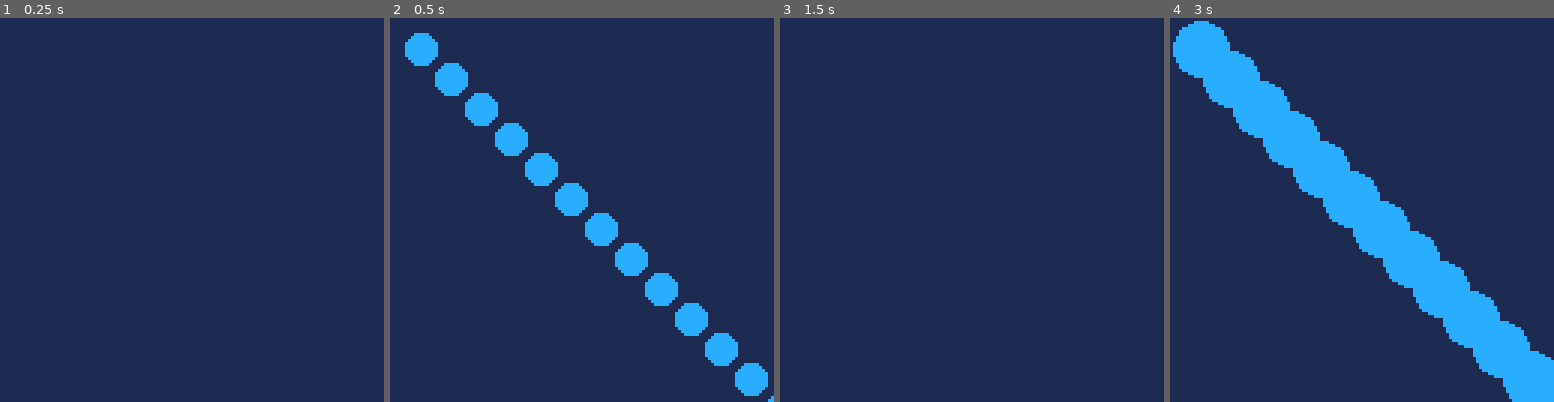
Above: before the commit, frames 1-4 (left to right).
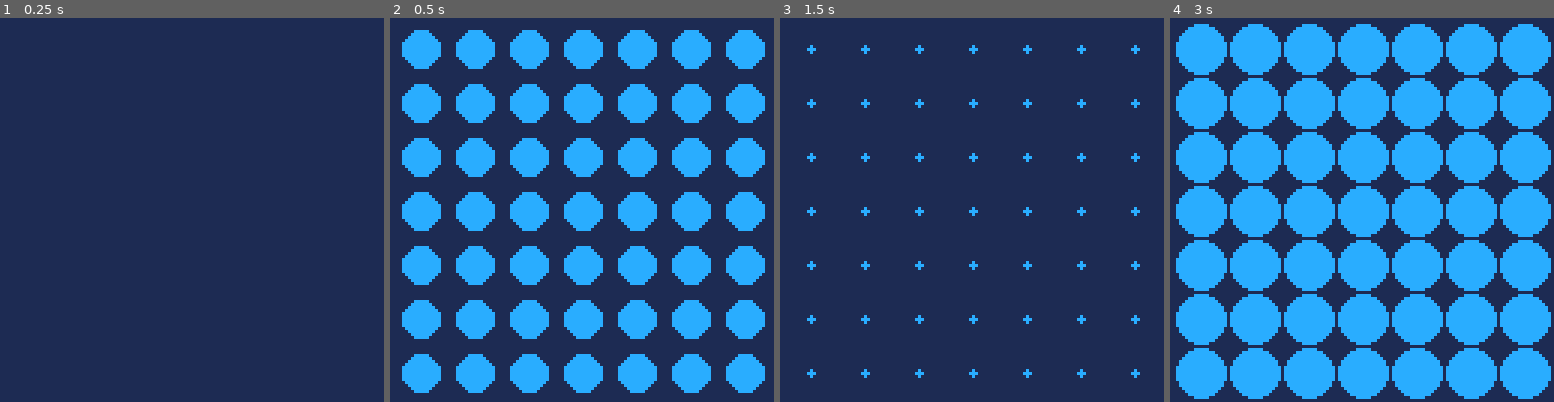
Above: after the commit, the same moments.

Repository: joaquimgamero/pico8-experiments
Game: PICO-8 cartridge circles.p8
The game is run twice, just before and just after one commit, with the same random seed, the same clock (stepped at 60 frames per second) and the same inputs.
Inputs:
- Up to frame 1 (0.25 s): no input
- Up to frame 2 (0.5 s): tap X (X key) at 0.33 s
- Up to frame 3 (1.5 s): tap X (X key) at 1.07 s
- Up to frame 4 (3 s): tap X (X key) at 1.85, 2.97 s

Frame 1 is identical in both runs. In frame 2, 39% of the frame differs, in the area x 3-100%, y 3-100%; in frame 3, 1.5%; in frame 4, 59%, in the area x 0-100%, y 0-100%.

Commit message:
feat: first working version of circles!

Diff:
--- a/circles.p8
+++ b/circles.p8
@@ -2,12 +2,13 @@
 version 41
 __lua__
 function _init()
- r=10
+ r=9
  clr=12
- life=10
+ life=15
 
  -- number of circles per row
- n_circs=flr(128/(r*2))^2
+ n_circs_row=flr(128/(r*2))
+ n_circs=n_circs_row^2
  shrink_amount=r/life
 
  circles={}
@@ -19,9 +20,8 @@
  cls(1)
 
  if #circles > 0 then
-  for i=1,#circles do
-   local circle=circles[i]
-   circfill(i*r,i*r,circle.r,circle.clr)
+  for c in all(circles) do
+   circfill(c.x,c.y,c.r,c.clr)
   end
  end
 end
@@ -29,13 +29,25 @@
 
 
 function _update()
- if btnp(❎) and #circles==0 then
+ if btn(❎) and #circles==0 then
+  local row=1
+  local col=1
+
   for i=1,n_circs do
    add(circles,{
     r=r,
     clr=clr,
-    life=life
+    life=life,
+    x=col+r,
+    y=row+r,
    })
+
+   col+=r*2
+
+   if col+r*2 >= 128 then
+   	col=1
+   	row+=r*2
+   end
   end
  end
 
